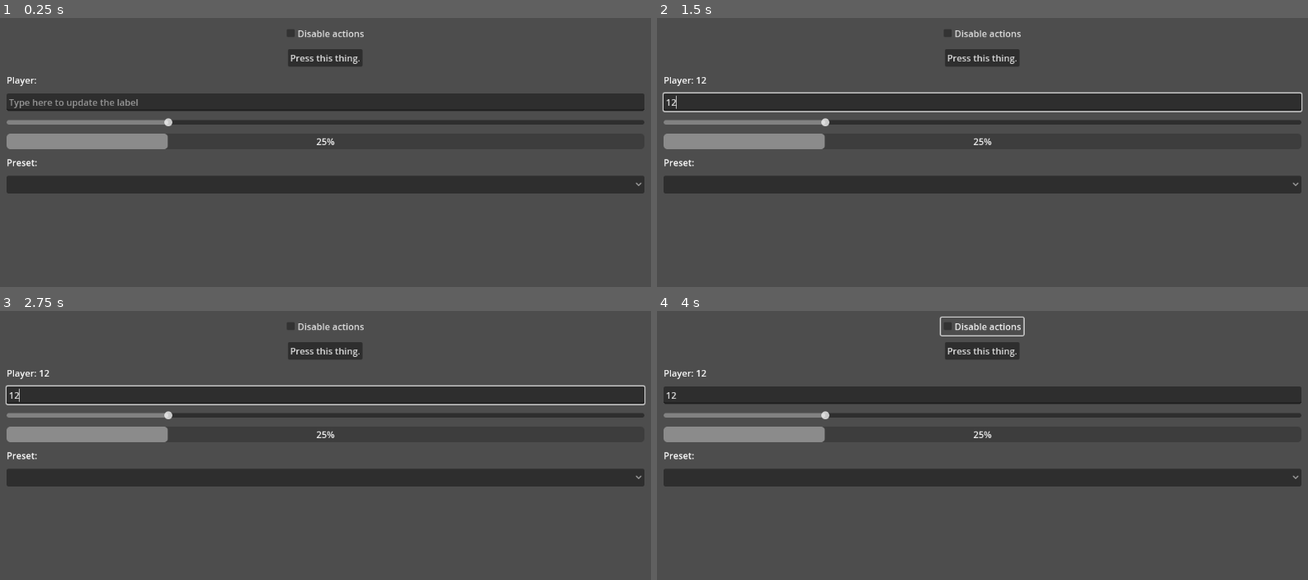
Above: before the commit, frames 1-4 (two rows, left to right).
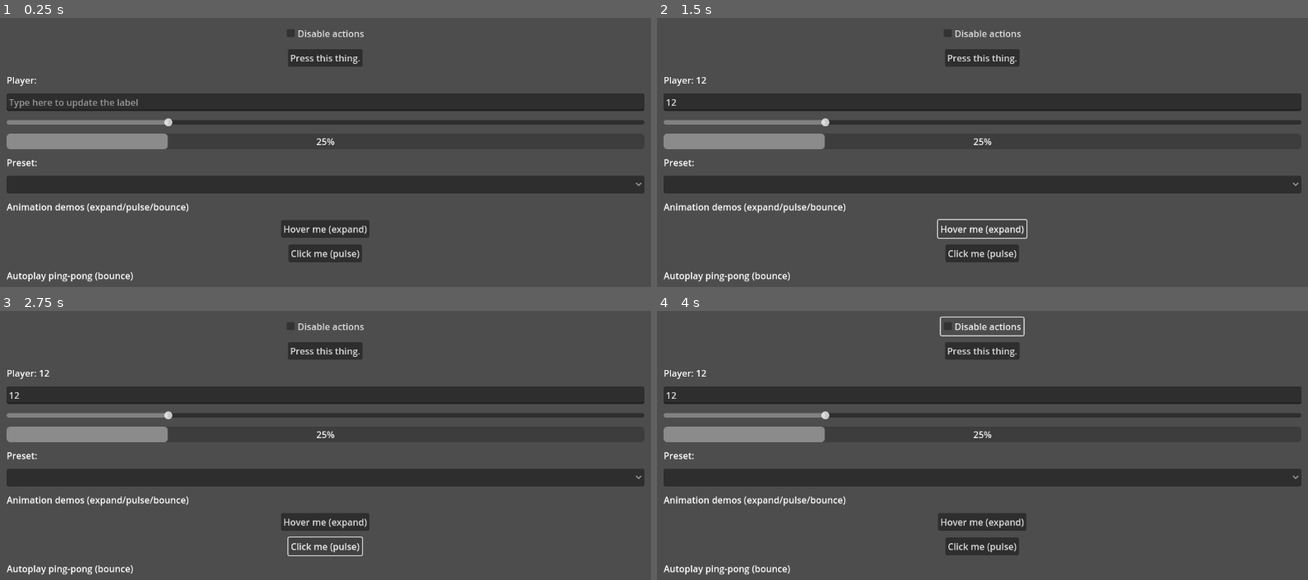
Above: after the commit, the same moments.

Repository: bioartgames/ui_react
Game: Godot game, scene res://scenes/examples/reactive_ui.tscn
Same seed, same stepped clock (60 frames per second), same inputs: the game is played once before the commit and once after it.
Inputs (mouse positions are in pixels of both pictures, inside the frame that each line leads up to):
- Up to frame 1 (0.25 s): no input
- Up to frame 2 (1.5 s): click (982, 101) at 0.52 s; type "12" at 0.6 s; click (982, 227) at 1.25 s, where only the run after the commit has a clickable "Hover me (expand)"
- Up to frame 3 (2.75 s): click (325, 545) at 2 s, where only the run after the commit has a clickable "Click me (pulse)"
- Up to frame 4 (4 s): click "Disable actions" at 2.75 s; click "Disable actions" at 3.5 s

The runs differ from the first frame. In frame 1, 2.2% of the frame differs, in the area x 1-57%, y 68-99%; in frame 2, 3.0%, in the area x 0-100%, y 27-99%; in frame 3, 3.0%; in frame 4, 2.2%.

Commit message:
Refactor animation presets to simplified structure
- Simplify bounce, expand, and pulse animation presets
- Remove nested sub-resources and animation groups
- Update resource format to use UIDs
- Update reactive_ui scene accordingly

Diff:
--- a/presets/anim/bounce.tres
+++ b/presets/anim/bounce.tres
@@ -1,31 +1,9 @@
-[gd_resource type="Resource" load_steps=5 format=3]
+[gd_resource type="Resource" script_class="UIAnimClip" load_steps=3 format=3 uid="uid://1j263583kb6v"]
 
-[ext_resource type="Script" path="res://scripts/anim/ui_anim_clip.gd" id="1"]
-[ext_resource type="Script" path="res://scripts/anim/ui_anim_group.gd" id="2"]
-[ext_resource type="Script" path="res://scripts/anim/ui_anim_action.gd" id="3"]
+[ext_resource type="Script" uid="uid://cd2itttb53y2d" path="res://scripts/anim/ui_anim_clip.gd" id="1"]
 
-[sub_resource type="Resource" id="1" script="res://scripts/anim/ui_anim_group.gd"]
-mode = "sequence"
-children = [ SubResource("2"), SubResource("3") ]
-
-[sub_resource type="Resource" id="2" script="res://scripts/anim/ui_anim_action.gd"]
-property_path = "position"
-from_value = Vector2(0, 0)
-to_value = Vector2(0, -6)
-is_relative = true
-duration = 0.12
-easing = "cubic_out"
-
-[sub_resource type="Resource" id="3" script="res://scripts/anim/ui_anim_action.gd"]
-property_path = "position"
-from_value = Vector2(0, -6)
-to_value = Vector2(0, 0)
-is_relative = true
-duration = 0.16
-easing = "cubic_in"
+[sub_resource type="Resource" id="3"]
 
 [resource]
 script = ExtResource("1")
-root = SubResource("1")
-loop_mode = "none"
-loop_count = 1
+root = SubResource("3")
--- a/presets/anim/expand.tres
+++ b/presets/anim/expand.tres
@@ -1,23 +1,9 @@
-[gd_resource type="Resource" load_steps=4 format=3]
+[gd_resource type="Resource" script_class="UIAnimClip" load_steps=3 format=3 uid="uid://bl1uxb378ki1"]
 
-[ext_resource type="Script" path="res://scripts/anim/ui_anim_clip.gd" id="1"]
-[ext_resource type="Script" path="res://scripts/anim/ui_anim_group.gd" id="2"]
-[ext_resource type="Script" path="res://scripts/anim/ui_anim_action.gd" id="3"]
+[ext_resource type="Script" uid="uid://cd2itttb53y2d" path="res://scripts/anim/ui_anim_clip.gd" id="1"]
 
-[sub_resource type="Resource" id="1" script="res://scripts/anim/ui_anim_group.gd"]
-mode = "sequence"
-children = [ SubResource("2") ]
-
-[sub_resource type="Resource" id="2" script="res://scripts/anim/ui_anim_action.gd"]
-property_path = "scale"
-from_value = Vector2(1, 1)
-to_value = Vector2(1.1, 1.1)
-is_relative = false
-duration = 0.2
-easing = "cubic_out"
+[sub_resource type="Resource" id="2"]
 
 [resource]
 script = ExtResource("1")
-root = SubResource("1")
-loop_mode = "none"
-loop_count = 1
+root = SubResource("2")
--- a/presets/anim/pulse.tres
+++ b/presets/anim/pulse.tres
@@ -1,31 +1,9 @@
-[gd_resource type="Resource" load_steps=5 format=3]
+[gd_resource type="Resource" script_class="UIAnimClip" load_steps=3 format=3 uid="uid://ct862vx3ejjwi"]
 
-[ext_resource type="Script" path="res://scripts/anim/ui_anim_clip.gd" id="1"]
-[ext_resource type="Script" path="res://scripts/anim/ui_anim_group.gd" id="2"]
-[ext_resource type="Script" path="res://scripts/anim/ui_anim_action.gd" id="3"]
+[ext_resource type="Script" uid="uid://cd2itttb53y2d" path="res://scripts/anim/ui_anim_clip.gd" id="1"]
 
-[sub_resource type="Resource" id="1" script="res://scripts/anim/ui_anim_group.gd"]
-mode = "sequence"
-children = [ SubResource("2"), SubResource("3") ]
-
-[sub_resource type="Resource" id="2" script="res://scripts/anim/ui_anim_action.gd"]
-property_path = "scale"
-from_value = Vector2(1, 1)
-to_value = Vector2(1.15, 1.15)
-is_relative = false
-duration = 0.15
-easing = "cubic_out"
-
-[sub_resource type="Resource" id="3" script="res://scripts/anim/ui_anim_action.gd"]
-property_path = "scale"
-from_value = Vector2(1.15, 1.15)
-to_value = Vector2(1, 1)
-is_relative = false
-duration = 0.15
-easing = "cubic_in"
+[sub_resource type="Resource" id="3"]
 
 [resource]
 script = ExtResource("1")
-root = SubResource("1")
-loop_mode = "none"
-loop_count = 1
+root = SubResource("3")
--- a/scenes/examples/reactive_ui.tscn
+++ b/scenes/examples/reactive_ui.tscn
@@ -11,6 +11,10 @@
 [ext_resource type="Script" uid="uid://s6xiov8r6bil" path="res://scripts/reactive/reactive_progress_bar.gd" id="6_krjhy"]
 [ext_resource type="Resource" uid="uid://dp3cawtta2kbd" path="res://scenes/examples/items.tres" id="10_krjhy"]
 [ext_resource type="Script" uid="uid://b75p2so2hr0wd" path="res://scripts/reactive/reactive_option_button.gd" id="10_m40cl"]
+[ext_resource type="Resource" uid="uid://1j263583kb6v" path="res://presets/anim/bounce.tres" id="anim_bounce"]
+[ext_resource type="Resource" uid="uid://bl1uxb378ki1" path="res://presets/anim/expand.tres" id="anim_expand"]
+[ext_resource type="Script" uid="uid://ykk6o311os61" path="res://scripts/anim/ui_anim_player.gd" id="anim_player"]
+[ext_resource type="Resource" uid="uid://ct862vx3ejjwi" path="res://presets/anim/pulse.tres" id="anim_pulse"]
 
 [sub_resource type="Resource" id="Resource_iwetj"]
 script = ExtResource("1_w0svl")
@@ -108,3 +112,33 @@
 selected_state = ExtResource("10_krjhy")
 disabled_state = ExtResource("3_a2h71")
 metadata/_custom_type_script = "uid://b75p2so2hr0wd"
+
+[node name="AnimHeader" type="Label" parent="VBox"]
+layout_mode = 2
+text = "Animation demos (expand/pulse/bounce)"
+
+[node name="AnimExpandButton" type="Button" parent="VBox"]
+layout_mode = 2
+size_flags_horizontal = 4
+size_flags_vertical = 4
+text = "Hover me (expand)"
+script = ExtResource("anim_player")
+clip = ExtResource("anim_expand")
+play_on_hover = true
+
+[node name="AnimPulseButton" type="Button" parent="VBox"]
+layout_mode = 2
+size_flags_horizontal = 4
+size_flags_vertical = 4
+text = "Click me (pulse)"
+script = ExtResource("anim_player")
+clip = ExtResource("anim_pulse")
+play_on_click = true
+
+[node name="AnimBounceLabel" type="Label" parent="VBox"]
+layout_mode = 2
+text = "Autoplay ping-pong (bounce)"
+script = ExtResource("anim_player")
+clip = ExtResource("anim_bounce")
+autoplay = true
+play_on_ready = true
Not shown: 1 places in scenes/examples/reactive_ui.tscn that only renumber resources
